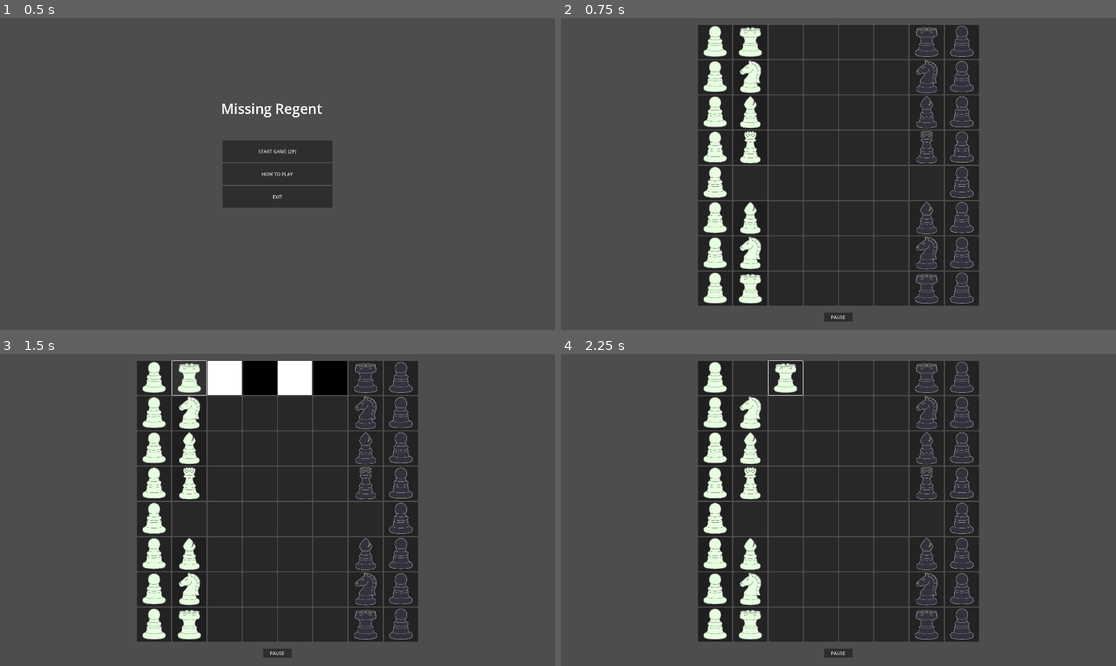
Above: before the commit, frames 1-4 (two rows, left to right).
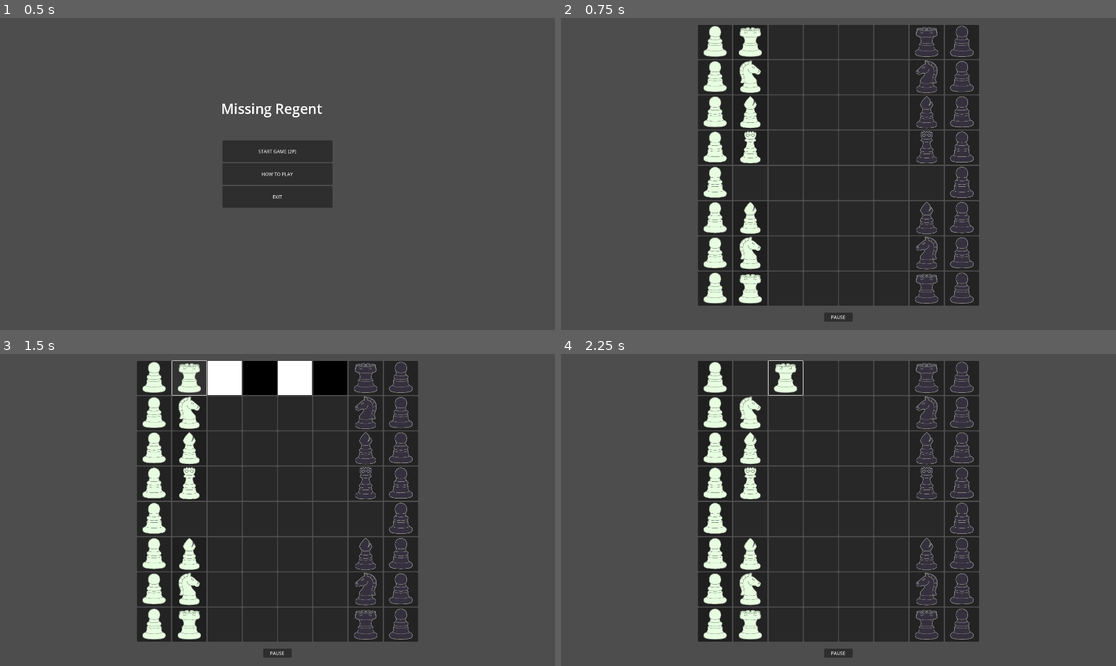
Above: after the commit, the same moments.

Repository: Aeyil/incomplete-jam-game
Game: Godot game, scene res://main_menu/main_menu.tscn
The game is run twice, just before and just after one commit, with the same random seed, the same clock (stepped at 60 frames per second) and the same inputs.
Inputs (mouse positions are in pixels of both pictures, inside the frame that each line leads up to):
- Up to frame 1 (0.5 s): no input
- Up to frame 2 (0.75 s): click "START GAME (2P)" at 0.5 s
- Up to frame 3 (1.5 s): click (188, 378) at 1.27 s
- Up to frame 4 (2.25 s): click (783, 378) at 2.02 s

Frame 1 is identical in both runs. In frame 2, 0.3% of the frame differs, in the area x 32-37%, y 13-78%; in frame 3, 0.3%; in frame 4, 0.3%.

Commit message:
small fix

Diff:
--- a/pieces/knight.gd
+++ b/pieces/knight.gd
@@ -2,5 +2,12 @@
 
 class_name Knight
 
+func set_texture():
+	if owning_player == Enum.PLAYER.WHITE:
+		texture.flip_h = true
+		texture.texture = white_texture
+	else: if owning_player == Enum.PLAYER.BLACK:
+		texture.texture = black_texture
+
 func check_turn_applicability(turn: Enum.TURN):
 	return turn == Enum.TURN.ATTACK
--- a/pieces/piece.gd
+++ b/pieces/piece.gd
@@ -14,8 +14,8 @@
 var is_selectable : bool = false
 var is_selectable_in_turn : bool = false
 
-var health : float = 100.0
-var damage : float = 50.0
+@export var health : float = 100.0
+@export var damage : float = 50.0
 
 func _ready():
 	SignalHub.turn_selection_phase.connect(on_turn_selection_phase)
Not shown, added: assets/KingBlack.png.import
Not shown, added: assets/KingWhite.png.import
